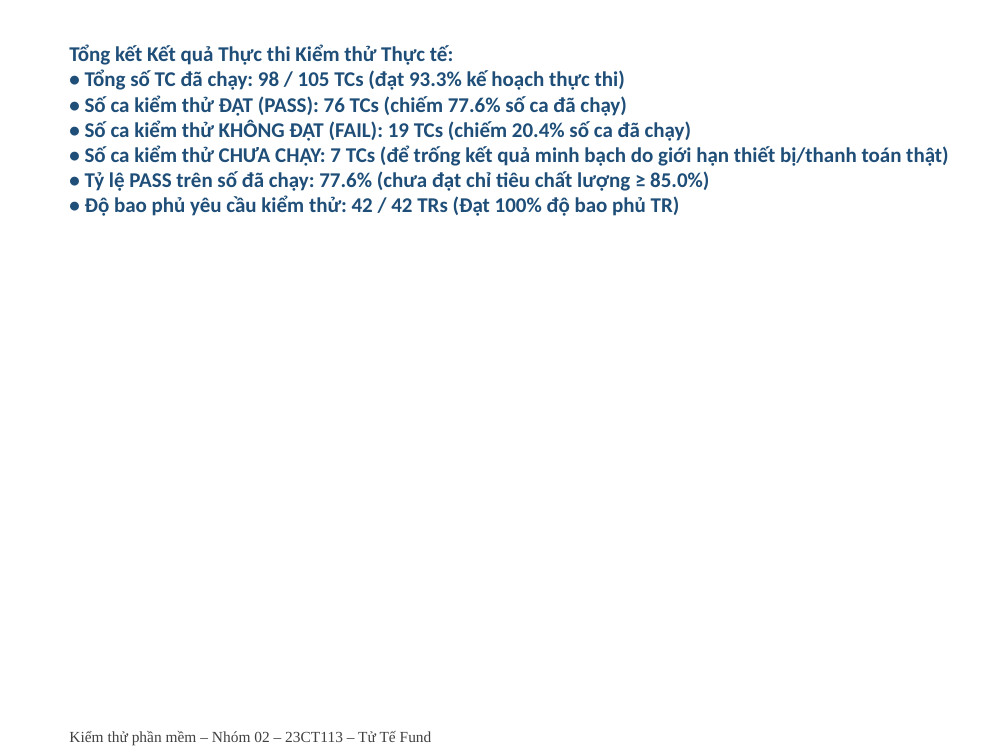
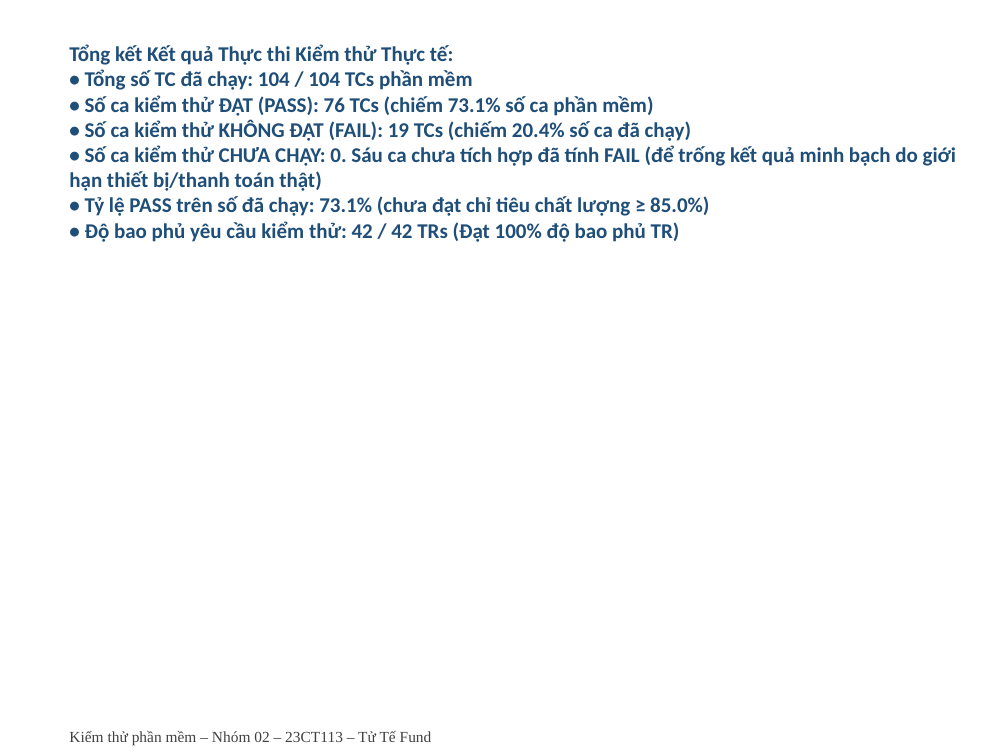
Before and after one commit to Escanor292/test, a slide deck: slide 7 of 23CT113_Nhom02_NenTangCrowdfunding(TuTeFund)/Word+ppt Báo Cáo/Ppt Báo cáo Nhóm 2 - 23CT113.pptx. Drawn at 1008x756 pixels with LibreOffice and Linux fonts; fonts in the diff are those of the drawing. Boxes give left, top, right and bottom in pixels: in the first picture for what was removed or moved away, otherwise in the second. Text is boxed around its words. In the diff, an @@ line names an element or a change of style, - is before the commit and + after.

Commit message:
Tách ca giao sách khỏi phần mềm và chấm các ca chưa tích hợp.
Google, eKYC, chuyển khoản, NAPAS, hóa đơn Thuế và đo tải không có dịch vụ thật nên FAIL.

```diff
--- a/23CT113_Nhom02_NenTangCrowdfunding(TuTeFund)/Word+ppt Báo Cáo/Ppt Báo cáo Nhóm 2 - 23CT113.pptx
+++ b/23CT113_Nhom02_NenTangCrowdfunding(TuTeFund)/Word+ppt Báo Cáo/Ppt Báo cáo Nhóm 2 - 23CT113.pptx
@@ text at (69, 44, 957, 242): text changed @@
-Tổng kết Kết quả Thực thi Kiểm thử Thực tế:
-• Tổng số TC đã chạy: 98 / 105 TCs (đạt 93.3% kế hoạch thực thi)
-• Số ca kiểm thử ĐẠT (PASS): 76 TCs (chiếm 77.6% số ca đã chạy)
-• Số ca kiểm thử KHÔNG ĐẠT (FAIL): 19 TCs (chiếm 20.4% số ca đã chạy)
-• Số ca kiểm thử CHƯA CHẠY: 7 TCs (để trống kết quả minh bạch do giới hạn thiết bị/thanh toán thật)
-• Tỷ lệ PASS trên số đã chạy: 77.6% (chưa đạt chỉ tiêu chất lượng ≥ 85.0%)
-• Độ bao phủ yêu cầu kiểm thử: 42 / 42 TRs (Đạt 100% độ bao phủ TR)
+Tổng kết Kết quả Thực thi Kiểm thử Thực tế:
+• Tổng số TC đã chạy: 104 / 104 TCs phần mềm
+• Số ca kiểm thử ĐẠT (PASS): 76 TCs (chiếm 73.1% số ca phần mềm)
+• Số ca kiểm thử KHÔNG ĐẠT (FAIL): 19 TCs (chiếm 20.4% số ca đã chạy)
+• Số ca kiểm thử CHƯA CHẠY: 0. Sáu ca chưa tích hợp đã tính FAIL (để trống kết quả minh bạch do giới hạn thiết bị/thanh toán thật)
+• Tỷ lệ PASS trên số đã chạy: 73.1% (chưa đạt chỉ tiêu chất lượng ≥ 85.0%)
+• Độ bao phủ yêu cầu kiểm thử: 42 / 42 TRs (Đạt 100% độ bao phủ TR)
```
Also in this commit, not shown: 5 other slides changed, 10 other files.
